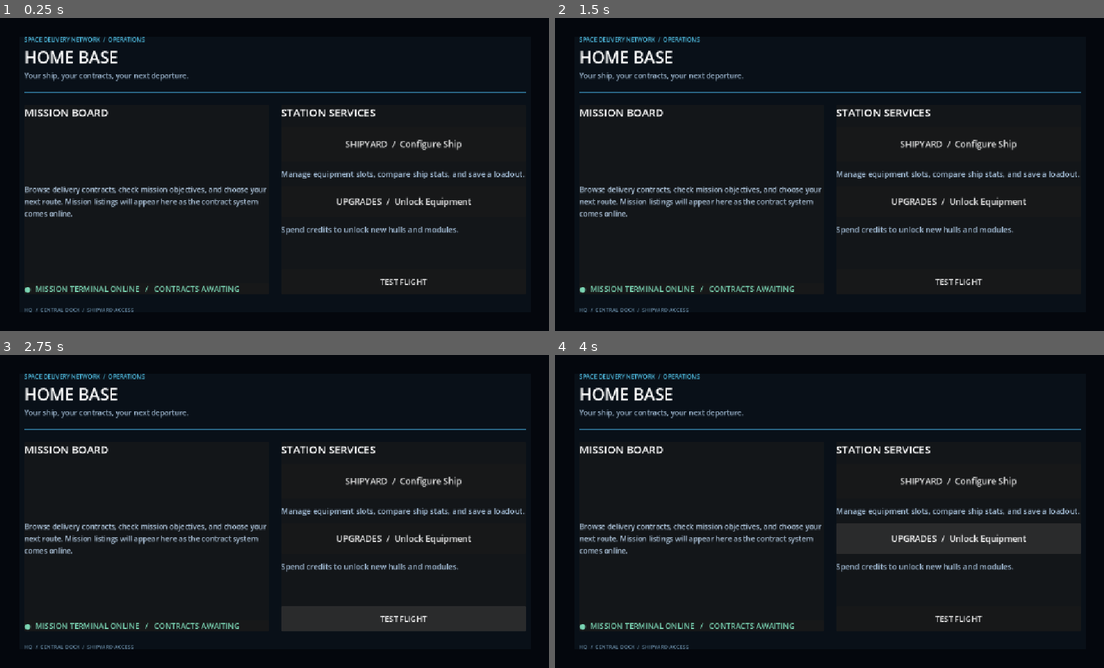
Above: before the commit, frames 1-4 (two rows, left to right).
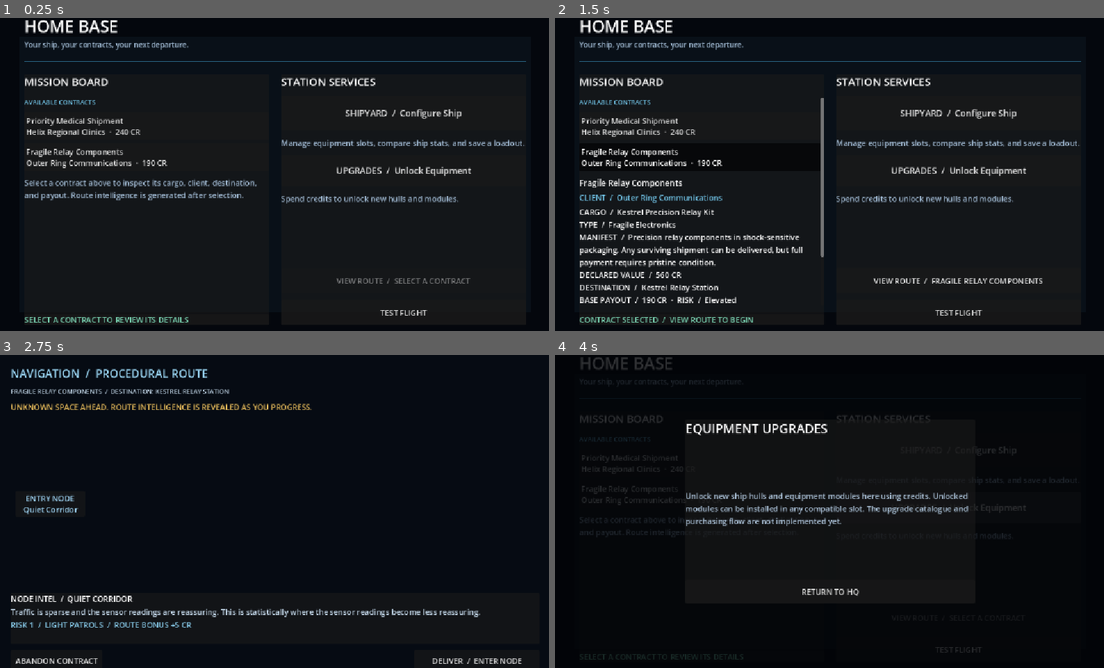
Above: after the commit, the same moments.

Repository: Bbran4/SpaceDelivery
Game: Godot game, scene res://scenes/hq.tscn
Two runs of this game, one before a commit and one after it. Both use one fixed random seed, a clock stepped at 60 frames per second and the inputs below.
Inputs (mouse positions are in pixels of both pictures, inside the frame that each line leads up to):
- Up to frame 1 (0.25 s): no input
- Up to frame 2 (1.5 s): click (703, 127) at 0.5 s, where only the run after the commit has a clickable "Priority Medical Shipment Hel…"; click (697, 155) at 1.25 s, where only the run after the commit has a clickable "Fragile Relay Components Oute…"
- Up to frame 3 (2.75 s): click (406, 617) at 2 s, where only the run after the commit has a clickable "VIEW ROUTE / FRAGILE RELAY CO…"
- Up to frame 4 (4 s): click (1032, 661) at 2.75 s, where only the run after the commit has a clickable "DELIVER / ENTER NODE"; click "UPGRADES / Unlock Equipment" at 3.5 s

The runs differ from the first frame. In frame 1, 11% of the frame differs, in the area x 4-96%, y 0-98%; in frame 2, 13%; in frame 3, 9.2%; in frame 4, 12%.
Error before the commit: Parse Error: Too many arguments for "begin_mission()" call. Expected at most 1 but received 2. (res://scripts/hq.gd:345)

Commit message:
Replace HQ route preview with View Route flow

Diff:
--- a/scripts/hq.gd
+++ b/scripts/hq.gd
@@ -1,7 +1,7 @@
 extends Control
 class_name HQScreen
 
-const MISSION_FLIGHT_SCENE: String = "res://scenes/mission_flight.tscn"
+const ROUTE_MAP_SCENE: String = "res://scenes/route_map.tscn"
 
 const MISSION_PATHS: Array[String] = [
 	"res://resources/missions/priority_medical_shipment.tres",
@@ -20,10 +20,8 @@
 
 var available_missions: Array[MissionDefinition] = []
 var selected_mission: MissionDefinition
-var selected_branch_node_id: StringName = &""
 var mission_list: VBoxContainer
 var selected_details: VBoxContainer
-var route_preview: VBoxContainer
 var deliver_button: Button
 
 
@@ -70,7 +68,7 @@
 func _build_mission_board() -> void:
 	welcome_text.visible = false
 	status_panel.visible = true
-	status_label.text = "SELECT A CONTRACT TO REVIEW ITS ROUTE"
+	status_label.text = "SELECT A CONTRACT TO REVIEW ITS DETAILS"
 
 	var scroll: ScrollContainer = ScrollContainer.new()
 	scroll.name = "MissionBoardScroll"
@@ -100,17 +98,6 @@
 	selected_details.add_theme_constant_override("separation", 7)
 	board_content.add_child(selected_details)
 
-	var route_heading: Label = Label.new()
-	route_heading.text = "ROUTE MAP"
-	route_heading.add_theme_font_size_override("font_size", 13)
-	route_heading.add_theme_color_override("font_color", Color(0.45, 0.78, 0.92))
-	board_content.add_child(route_heading)
-
-	route_preview = VBoxContainer.new()
-	route_preview.name = "RoutePreview"
-	route_preview.add_theme_constant_override("separation", 5)
-	board_content.add_child(route_preview)
-
 	welcome_content.add_child(scroll)
 	welcome_content.move_child(scroll, 1)
 	_refresh_mission_list()
@@ -120,7 +107,7 @@
 func _build_deliver_button() -> void:
 	deliver_button = Button.new()
 	deliver_button.name = "DeliverButton"
-	deliver_button.text = "DELIVER  /  SELECT A CONTRACT"
+	deliver_button.text = "VIEW ROUTE  /  SELECT A CONTRACT"
 	deliver_button.custom_minimum_size = Vector2(0, 52)
 	deliver_button.size_flags_horizontal = Control.SIZE_EXPAND_FILL
 	deliver_button.disabled = true
@@ -150,29 +137,20 @@
 
 func _on_mission_button_pressed(mission: MissionDefinition) -> void:
 	selected_mission = mission
-	selected_branch_node_id = _get_default_branch_id(mission)
 	deliver_button.disabled = false
-	deliver_button.text = "DELIVER  /  %s" % mission.title.to_upper()
-	status_label.text = "CONTRACT SELECTED  /  REVIEW ROUTE BEFORE DEPARTURE"
+	deliver_button.text = "VIEW ROUTE  /  %s" % mission.title.to_upper()
+	status_label.text = "CONTRACT SELECTED  /  VIEW ROUTE TO BEGIN"
 	_refresh_mission_list()
 	_refresh_selected_details()
-	_refresh_route_preview()
 
 
 func _show_empty_selection() -> void:
 	_clear_children(selected_details)
-	_clear_children(route_preview)
 	var prompt: Label = Label.new()
-	prompt.text = "Select a contract above to inspect the cargo, payout, and route options."
+	prompt.text = "Select a contract above to inspect its cargo, client, destination, and payout. Route intelligence is generated after selection."
 	prompt.autowrap_mode = TextServer.AUTOWRAP_WORD_SMART
 	prompt.add_theme_color_override("font_color", Color(0.64, 0.74, 0.84))
 	selected_details.add_child(prompt)
-
-	var empty_route: Label = Label.new()
-	empty_route.text = "DISPATCH  →  ROUTE CHOICE  →  DESTINATION"
-	empty_route.autowrap_mode = TextServer.AUTOWRAP_WORD_SMART
-	empty_route.add_theme_color_override("font_color", Color(0.48, 0.61, 0.72))
-	route_preview.add_child(empty_route)
 
 
 func _refresh_selected_details() -> void:
@@ -214,119 +192,6 @@
 	selected_details.add_child(briefing_label)
 
 
-func _refresh_route_preview() -> void:
-	_clear_children(route_preview)
-	if selected_mission == null:
-		return
-
-	var start_node: MissionRouteNode = selected_mission.get_route_node(selected_mission.start_node_id)
-	if start_node == null:
-		return
-	_add_route_marker(start_node.title, "START")
-
-	var choice_node: MissionRouteNode
-	for route_node: MissionRouteNode in selected_mission.route_nodes:
-		if route_node.node_kind == MissionRouteNode.NodeKind.CHOICE:
-			choice_node = route_node
-			break
-
-	if choice_node != null:
-		_add_route_connector()
-		_add_route_marker(choice_node.title, "CHOOSE A BRANCH")
-		var branch_row: HBoxContainer = HBoxContainer.new()
-		branch_row.add_theme_constant_override("separation", 6)
-		for branch_id: StringName in choice_node.next_node_ids:
-			var branch: MissionRouteNode = selected_mission.get_route_node(branch_id)
-			if branch == null:
-				continue
-			var branch_button: Button = Button.new()
-			branch_button.toggle_mode = true
-			branch_button.button_pressed = branch.node_id == selected_branch_node_id
-			var profile_label: String = _get_encounter_profile_label(branch.encounter_profile)
-			branch_button.text = "%s\nRISK %d  ·  %s\n+%d CR" % [
-				branch.title,
-				branch.risk,
-				profile_label,
-				branch.bonus_credits,
-			]
-			branch_button.custom_minimum_size = Vector2(0, 64)
-			branch_button.size_flags_horizontal = Control.SIZE_EXPAND_FILL
-			branch_button.size_flags_vertical = Control.SIZE_SHRINK_BEGIN
-			branch_button.pressed.connect(_on_branch_selected.bind(branch.node_id))
-			branch_row.add_child(branch_button)
-		route_preview.add_child(branch_row)
-
-		var selected_branch: MissionRouteNode = selected_mission.get_route_node(selected_branch_node_id)
-		if selected_branch != null:
-			var branch_detail: Label = Label.new()
-			branch_detail.text = selected_branch.description
-			branch_detail.autowrap_mode = TextServer.AUTOWRAP_WORD_SMART
-			branch_detail.add_theme_color_override("font_color", Color(0.69, 0.78, 0.87))
-			route_preview.add_child(branch_detail)
-
-	var merge_node: MissionRouteNode
-	var destination_node: MissionRouteNode = selected_mission.get_route_node(selected_mission.destination_node_id)
-	for route_node: MissionRouteNode in selected_mission.route_nodes:
-		if route_node.next_node_ids.has(selected_mission.destination_node_id):
-			merge_node = route_node
-			break
-
-	if merge_node != null:
-		_add_route_connector()
-		_add_route_marker(merge_node.title, "ROUTES REJOIN")
-	if destination_node != null:
-		_add_route_connector()
-		_add_route_marker(destination_node.title, "DELIVERY DESTINATION")
-
-
-func _get_encounter_profile_label(profile: int) -> String:
-	match profile:
-		MissionRouteNode.EncounterProfile.QUIET:
-			return "LIGHT PATROLS"
-		MissionRouteNode.EncounterProfile.SALVAGE:
-			return "HEAVY PATROLS · CACHE +50 CR"
-		_:
-			return "STANDARD PATROLS"
-
-
-func _on_branch_selected(branch_id: StringName) -> void:
-	selected_branch_node_id = branch_id
-	_refresh_route_preview()
-
-
-func _get_default_branch_id(mission: MissionDefinition) -> StringName:
-	for route_node: MissionRouteNode in mission.route_nodes:
-		if route_node.node_kind == MissionRouteNode.NodeKind.CHOICE and not route_node.next_node_ids.is_empty():
-			return route_node.next_node_ids[0]
-	return &""
-
-
-func _add_route_connector() -> void:
-	var connector: Label = Label.new()
-	connector.text = "↓"
-	connector.horizontal_alignment = HORIZONTAL_ALIGNMENT_CENTER
-	connector.add_theme_color_override("font_color", Color(0.42, 0.64, 0.76))
-	route_preview.add_child(connector)
-
-
-func _add_route_marker(title: String, subtitle: String) -> void:
-	var marker: PanelContainer = PanelContainer.new()
-	marker.size_flags_horizontal = Control.SIZE_EXPAND_FILL
-	var content: VBoxContainer = VBoxContainer.new()
-	content.add_theme_constant_override("separation", 2)
-	var title_label: Label = Label.new()
-	title_label.text = title
-	title_label.autowrap_mode = TextServer.AUTOWRAP_WORD_SMART
-	var subtitle_label: Label = Label.new()
-	subtitle_label.text = subtitle
-	subtitle_label.add_theme_font_size_override("font_size", 10)
-	subtitle_label.add_theme_color_override("font_color", Color(0.45, 0.78, 0.92))
-	content.add_child(title_label)
-	content.add_child(subtitle_label)
-	marker.add_child(content)
-	route_preview.add_child(marker)
-
-
 func _clear_children(container: Node) -> void:
 	for child: Node in container.get_children():
 		container.remove_child(child)
@@ -337,22 +202,15 @@
 	if selected_mission == null:
 		deliver_button.disabled = true
 		return
-	var selected_branch: MissionRouteNode = selected_mission.get_route_node(selected_branch_node_id)
-	if selected_branch == null:
-		status_label.text = "ROUTE ERROR  /  PLEASE SELECT THIS CONTRACT AGAIN"
-		return
-
-	MissionRunState.begin_mission(selected_mission, selected_branch_node_id)
+
+	MissionRunState.begin_mission(selected_mission)
 	deliver_button.disabled = true
-	status_label.text = "DISPATCHING  /  %s  /  %s" % [
-		selected_mission.title,
-		selected_branch.title,
-	]
-	var change_error: Error = get_tree().change_scene_to_file(MISSION_FLIGHT_SCENE)
+	status_label.text = "GENERATING ROUTE INTELLIGENCE  /  %s" % selected_mission.title.to_upper()
+	var change_error: Error = get_tree().change_scene_to_file(ROUTE_MAP_SCENE)
 	if change_error != OK:
 		MissionRunState.clear_mission()
 		deliver_button.disabled = false
-		status_label.text = "LAUNCH FAILED  /  ERROR %d  /  PLEASE RETRY" % change_error
+		status_label.text = "ROUTE GENERATION FAILED  /  ERROR %d  /  PLEASE RETRY" % change_error
 
 
 func _on_shipyard_pressed() -> void:
